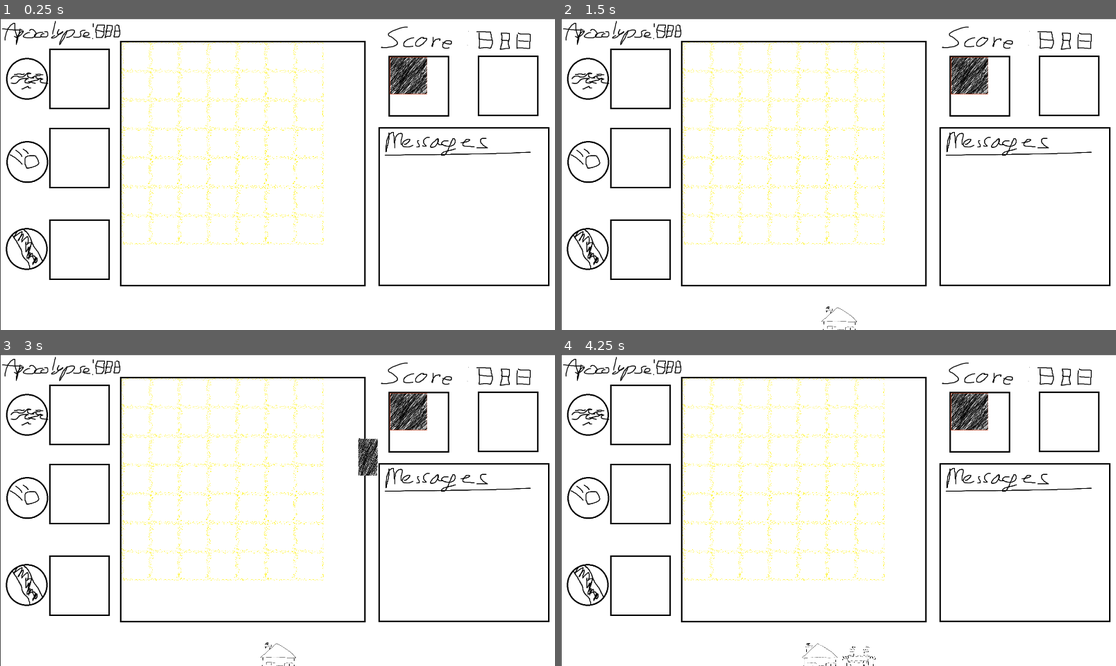
Above: before the commit, frames 1-4 (two rows, left to right).
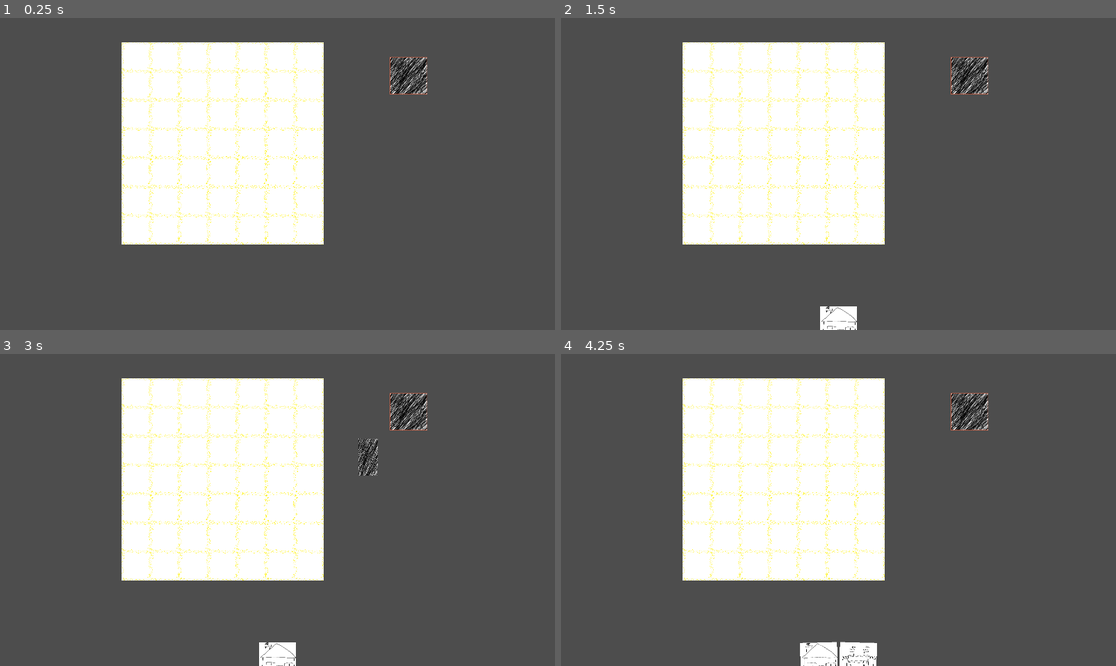
Above: after the commit, the same moments.

Repository: Reeyan283/ianCardGame
Game: Godot game, scene res://play_space.tscn
Same seed, same stepped clock (60 frames per second), same inputs: the game is played once before the commit and once after it.
Inputs (mouse positions are in pixels of both pictures, inside the frame that each line leads up to):
- Up to frame 1 (0.25 s): no input
- Up to frame 2 (1.5 s): click (971, 77) at 0.5 s; click (838, 317) at 1.25 s
- Up to frame 3 (3 s): click (277, 659) at 2 s; click (410, 413) at 2.75 s
- Up to frame 4 (4.25 s): click (827, 659) at 3.52 s

The runs differ from the first frame. In frame 1, 75% of the frame differs, in the area x 0-100%, y 0-100%; in frame 2, 74%; in frame 3, 74%; in frame 4, 74%.

Commit message:
starting card slot improvements

Diff:
--- a/board/card_slot_base.gd
+++ b/board/card_slot_base.gd
@@ -14,8 +14,3 @@
 func _ready():
 	$Background.scale = size/$Background.texture.get_size()
 	pass # Replace with function body.
-
-
-# Called every frame. 'delta' is the elapsed time since the previous frame.
-func _process(delta):
-	pass
--- a/card_slots.gd
+++ b/card_slots.gd
@@ -1,6 +1,21 @@
 extends Node
 
+const CARD_SLOT: PackedScene = preload("res://board/card_slot_base.tscn")
+
+var card_slots_array: Array = []
 
 # Called when the node enters the scene tree for the first time.
 func _ready():
 	pass # Replace with function body.
+
+func populate_slots(start_pos: Vector2, size: Vector2):
+	for i in 7:
+		var card_slot_row : Array = []
+		for j in 7:
+			var card_slot: Node = CARD_SLOT.instantiate()
+			card_slot.position.x = start_pos.x + j * size.x
+			card_slot.position.y = start_pos.y + i * size.y
+			card_slot.size = size
+			add_child(card_slot)
+			card_slot_row.append(card_slot)
+		card_slots_array.append(card_slot_row)
--- a/cards/card_base.gd
+++ b/cards/card_base.gd
@@ -46,8 +46,6 @@
 var start_rot: float
 var target_rot: float
 var start_scale: Vector2
-var start_size: Vector2
-var target_size: Vector2
 @onready var target_scale: Vector2 = original_scale
 @onready var focus_scale: Vector2 = original_scale*2
 @onready var card_offset = play_space.CARD_SIZE * .5
@@ -219,10 +217,12 @@
 
 				if nearest_slot_dist < 72 and nearest_slot.get_child_count() == 1:
 					position = find_nearest_slot()[1].position
+					hand.set_neutral()
+					scale = play_space.CARD_SLOT_SIZE/size
+					target_pos = nearest_slot.position
+					reparent(nearest_slot)
+					t=0
 					state = InPlay
-					hand.set_neutral()
-					target_scale = play_space.CARD_SLOT_SIZE * .8/size
-					reparent(nearest_slot)
 
 				elif in_top:
 					hand.add_card(self, hand.total_cards)
--- a/play_space.gd
+++ b/play_space.gd
@@ -1,16 +1,13 @@
 extends Node2D
 
 const CARD_BASE: PackedScene = preload("res://cards/card_base.tscn")
-const CARD_SLOT: PackedScene = preload("res://board/card_slot_base.tscn")
 
 const CARD_SIZE: Vector2 = Vector2(128, 128)
 const DECK_SIZE: Vector2 = Vector2(200, 200)
 const CARD_SLOT_SIZE: Vector2 = Vector2(100, 100)
 
-var card_selected = []
-var card_slot_states = []
-
 enum {
+	SetupPhase,
 	TurnStart,
 	Mulligan,
 	DrawCard,
@@ -28,18 +25,8 @@
 var next_card_queue: Array = [[],[],[],[]]
 
 func _ready():
-	populate_slots(Vector2(420, 84), CARD_SLOT_SIZE)
+	$CardSlots.populate_slots(Vector2(420, 84), CARD_SLOT_SIZE)
 	next_action()
-
-func populate_slots(start_pos: Vector2, size: Vector2):
-	for i in 7:
-		for j in 7:
-			var card_slot: Node = CARD_SLOT.instantiate()
-			card_slot.position.x = start_pos.x + j * size.x
-			card_slot.position.y = start_pos.y + i * size.y
-			card_slot.size = size
-			$CardSlots.add_child(card_slot)
-			card_slot_states.append(false)
 
 func draw_card(input_card : String):
 	var new_card = CARD_BASE.instantiate()
--- a/play_space.tscn
+++ b/play_space.tscn
@@ -18,6 +18,7 @@
 script = ExtResource("2_8oknd")
 
 [node name="Background" type="Sprite2D" parent="."]
+visible = false
 position = Vector2(963, 544)
 texture = ExtResource("3_gq1bv")
 
